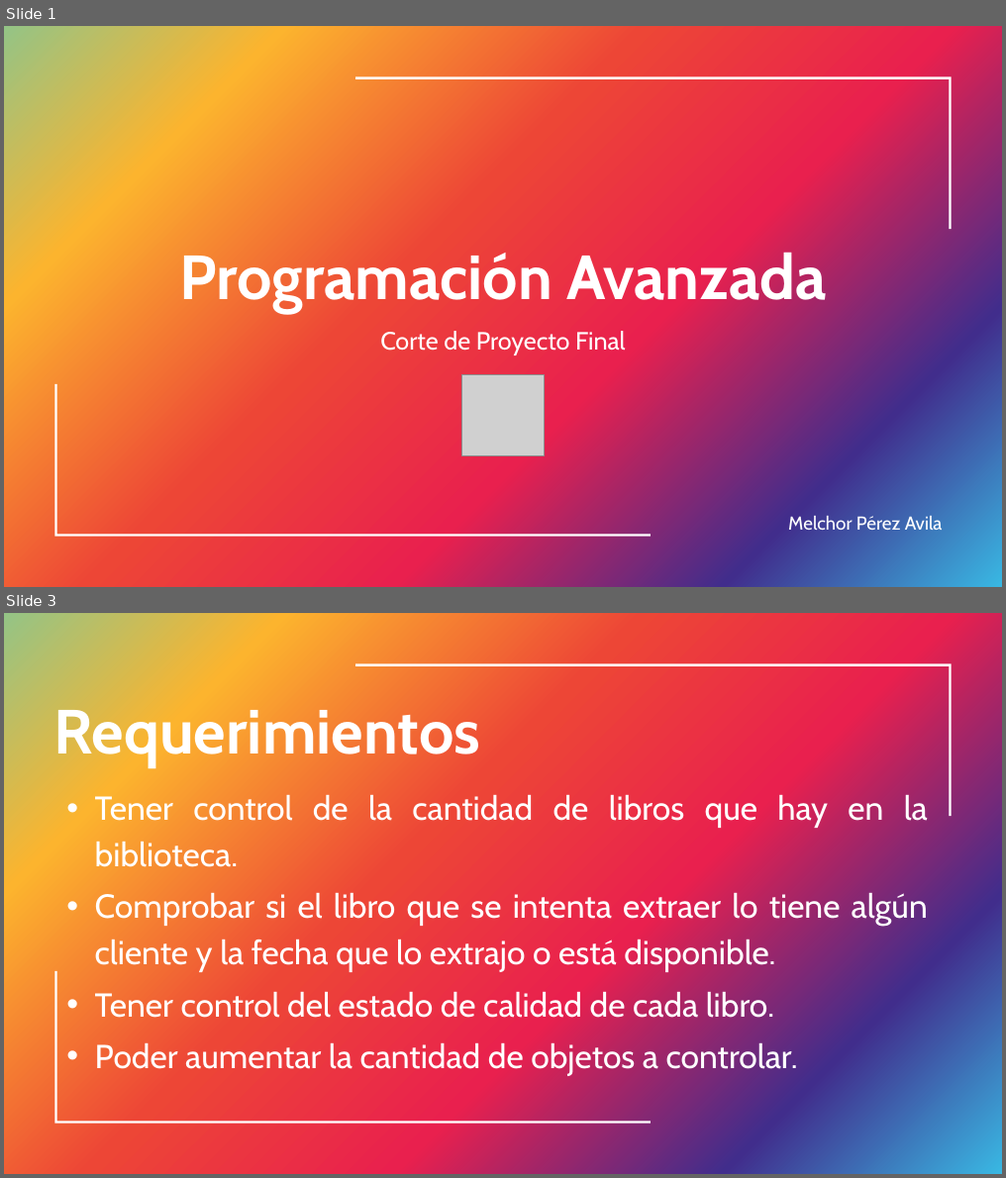
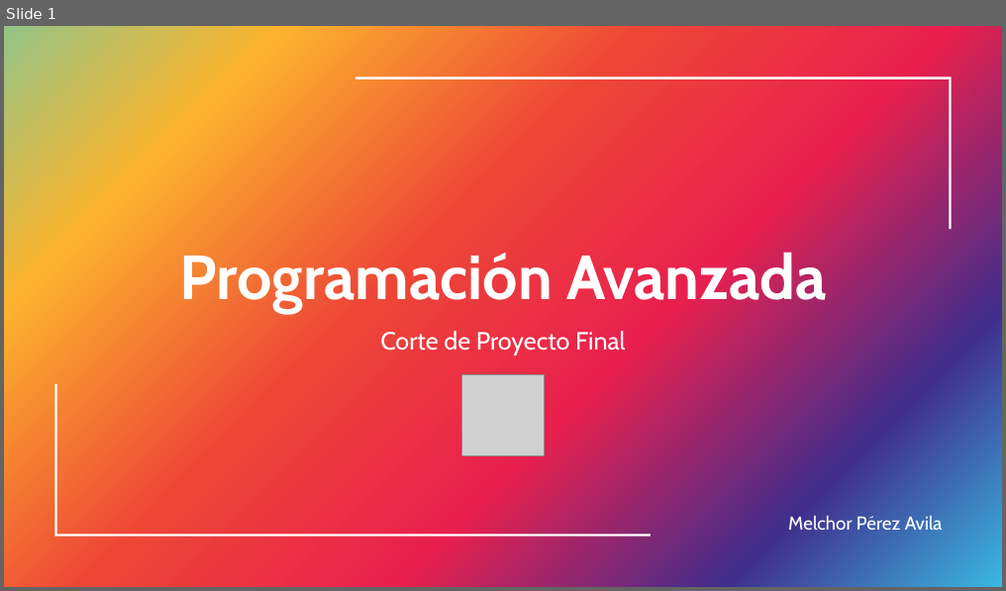
Before and after one commit to MajorasBoi/Melchor-Perez, a slide deck: InfluxDB-Repository/Corte Programación Avanzada.pptx. Shown one above the other, each under a label of ours: slides 1 and 3 before the commit, slide 1 after it; the slides between them are not shown. The pictures are 1006x1178 and 1006x591 pixels, drawn with LibreOffice and Linux fonts; fonts in the diff are those of the drawing; grey boxes stand for pictures. Boxes give left, top, right and bottom in pixels: in the first picture for what was removed or moved away, otherwise in the second. Text is boxed around its words. In the diff, an @@ line names an element or a change of style, - is before the commit and + after.

```diff
--- a/InfluxDB-Repository/Corte Programación Avanzada.pptx
+++ b/InfluxDB-Repository/Corte Programación Avanzada.pptx
@@ slide 3 removed at [4, 613, 1002, 1174], background gradient #94C486 to #FCB42E to #ED4636 to #E9204E to #412D8C to #39B8E3; not listed: 2 template elements that a slide beside it also shows @@
@@ title removed at [54, 701, 480, 768] @@
-Requerimientos
@@ subtitle removed at [95, 794, 928, 1076] @@
-• Tener control de la cantidad de libros que hay en la biblioteca.
-• Comprobar si el libro que se intenta extraer lo tiene algún cliente y la fecha que lo extrajo o está disponible.
-• Tener control del estado de calidad de cada libro.
-• Poder aumentar la cantidad de objetos a controlar.
```
Also in this commit, not shown: 2 slides changed, 4 slides added, 1 other slide removed, 4 other files.
